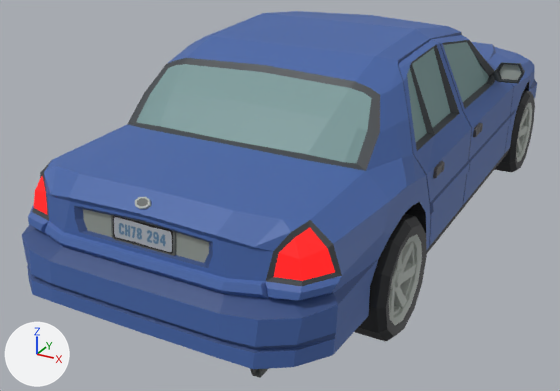
An edit to the FBX model assets/objects/Models/44_Car_Sedan.fbx, drawn before and after from the same camera.
Both versions are drawn from a 50 mm camera at (2.17, -4.92, 2.54) aimed at (-0.36, -0.31, 0.24). Every picture has the same lights, and +X, +Y and +Z are marked at lower left. Where no turn or scale is listed for an object, it has been applied to the vertices. Vertices at the same position are counted once.

Objects in the first picture: 'SM_Veh_Car_Sedan_15'.
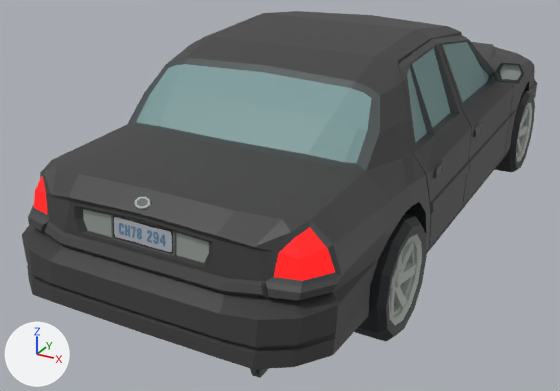
What the commit changed:
Picture 'PolygonCity_Texture_04_A.png' (img_polygoncity_texture_04_a_png) is new.
Material 'PolygonCity_Mat_04_A' (mat_polygoncity_mat_04_a) is new.
Uses the picture img_emissive_01_png.
Uses the picture img_polygoncity_texture_04_a_png.
Uses the picture img_polygoncity_texture_normal_png.
me_scene_055 has 3158 vertices, 5894 faces and spans x -1.08..1.09, y -2.47..2.71, z -0.84..0.8.
me_scene_055 is used by ob_sm_veh_car_sedan_15; location (-0.002, -0.003, 0.738).
me_scene_055 part 1: 3340 of the faces centred in x -1.07..1.07, y -2.46..2.7, z -0.51..0.78 switch from mat_polygoncity_mat_01_a_009 to mat_polygoncity_mat_04_a.

Where the change shows, as pixel boxes (x1, y1, x2, y2) in the pictures (560 x 391 px):
part 1 of me_scene_055, recoloured (blue to grey)
    both: (22, 11, 537, 378)
